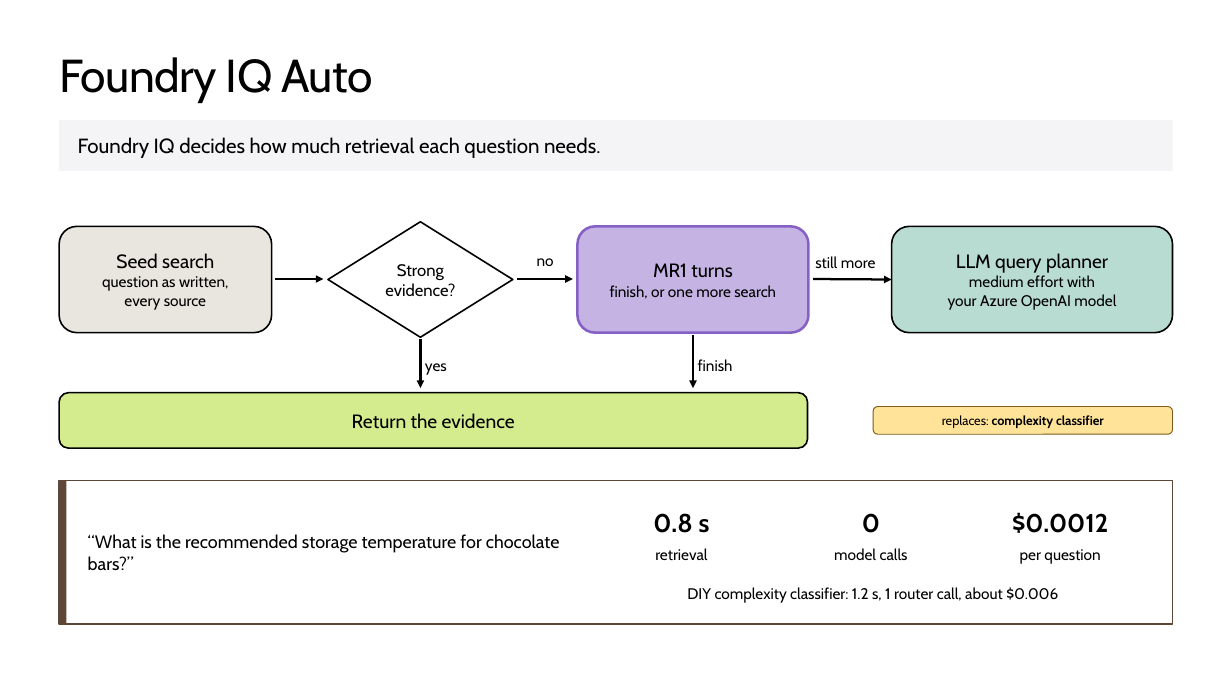
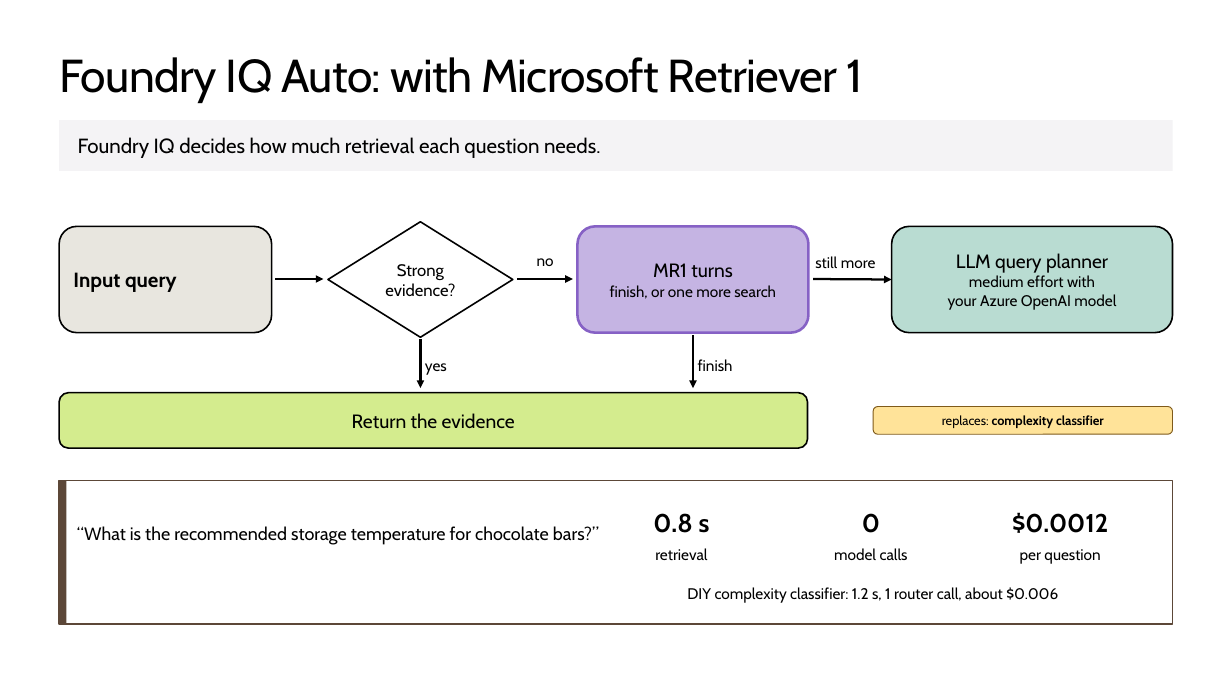
Before and after one commit to microsoft/ignite26-BRK300-building-agentic-retrieval-from-diy-to-foundry-iq, a slide deck: slide 32 of IgniteBRK300-WorkingDeck.pptx (slide 33 before the commit). Drawn at 1232x693 pixels with LibreOffice and Linux fonts; fonts in the diff are those of the drawing; background and template pictures are left out. Boxes give left, top, right and bottom in pixels: in the first picture for what was removed or moved away, otherwise in the second. Text is boxed around its words. In the diff, an @@ line names an element or a change of style, - is before the commit and + after.

```diff
--- a/IgniteBRK300-WorkingDeck.pptx
+++ b/IgniteBRK300-WorkingDeck.pptx
@@ title at (59,57,863,103): text changed @@
-Foundry IQ Auto
+Foundry IQ Auto: with Microsoft Retriever 1
@@ text in rounded rectangle at (73,272,177,292): text changed; size 12 to 16 pt; bold on @@
-Seed search
-question as written,
-every source
+Input query
@@ text "“What is the recommended storage ..." rewrapped from (88,534,560,570) to (77,526,599,545) @@
```
Also in this commit, not shown: 7 other slides changed, 1 slide added.
